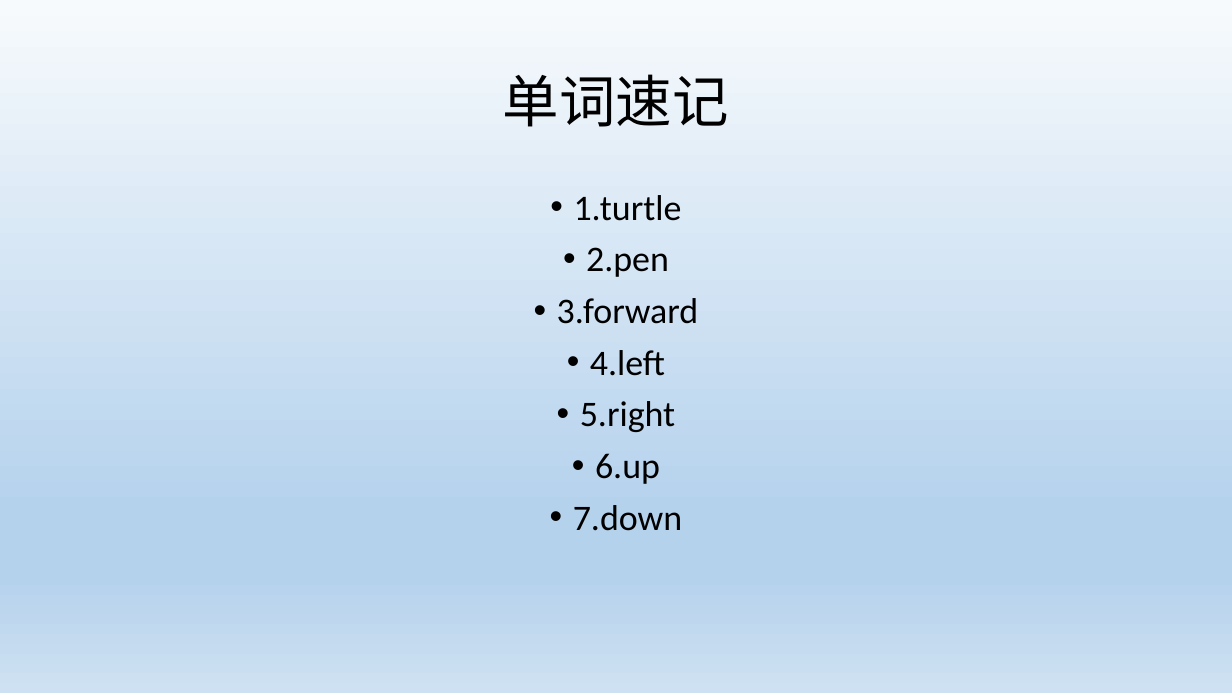
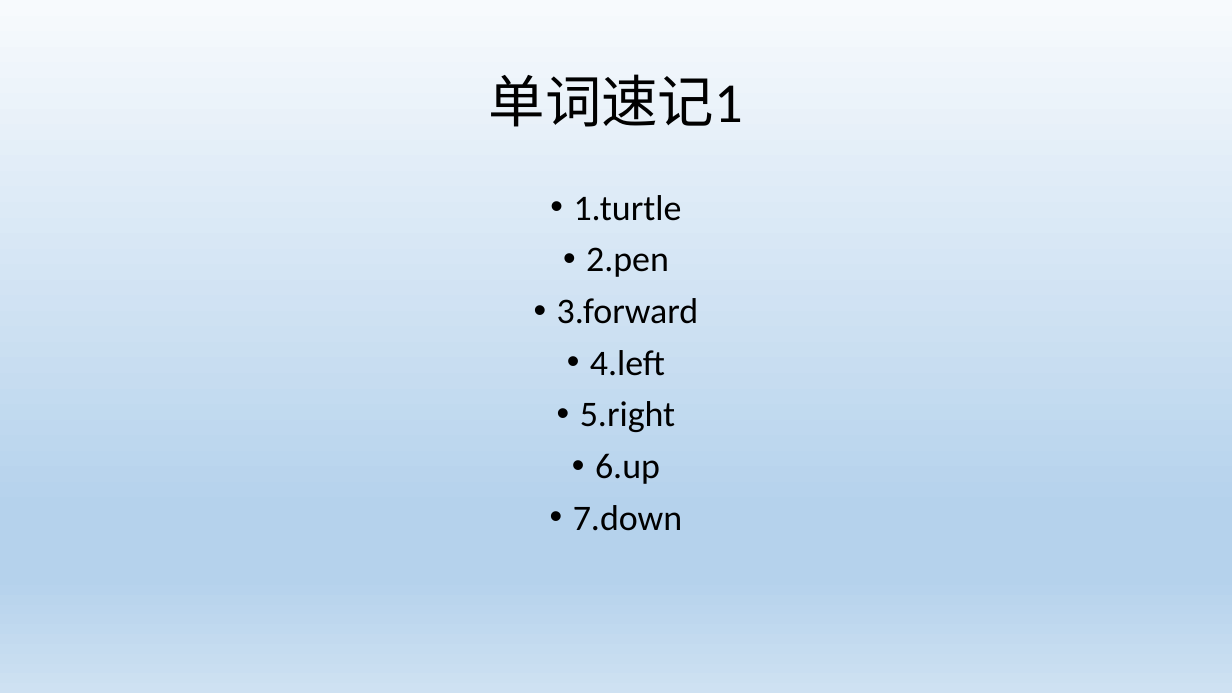
Before and after one commit to HKingdoom/learngit, a slide deck: slide 24 of Python01.pptx. Drawn at 1232x693 pixels with LibreOffice and Linux fonts; fonts in the diff are those of the drawing. Boxes give left, top, right and bottom in pixels: in the first picture for what was removed or moved away, otherwise in the second. Text is boxed around its words. In the diff, an @@ line names an element or a change of style, - is before the commit and + after.

```diff
--- a/Python01.pptx
+++ b/Python01.pptx
@@ title at (x1=489, y1=74, x2=744, y2=127): text changed @@
-单词速记
+单词速记1
```
Also in this commit, not shown: 2 slides added, 2 slides removed.
